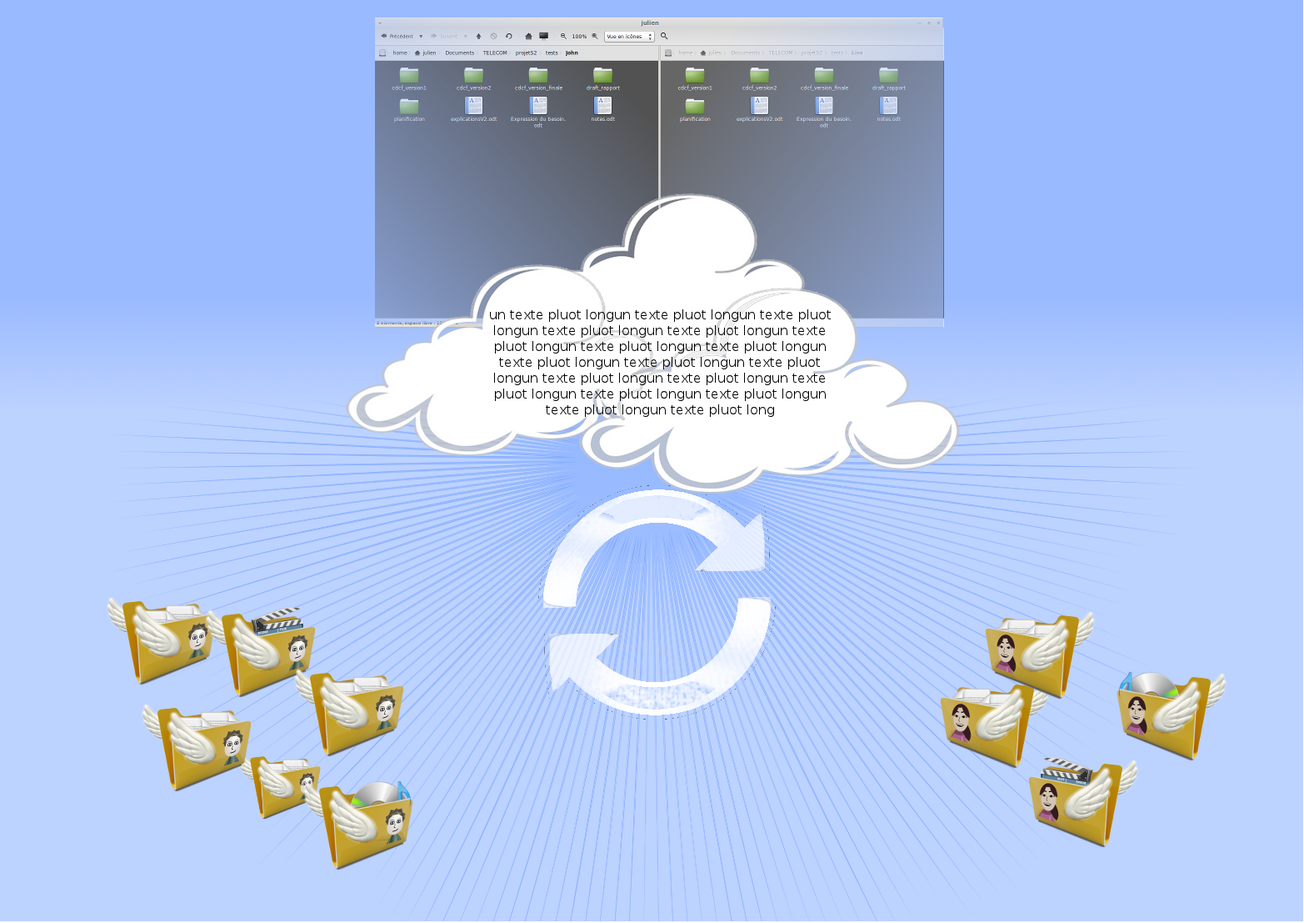
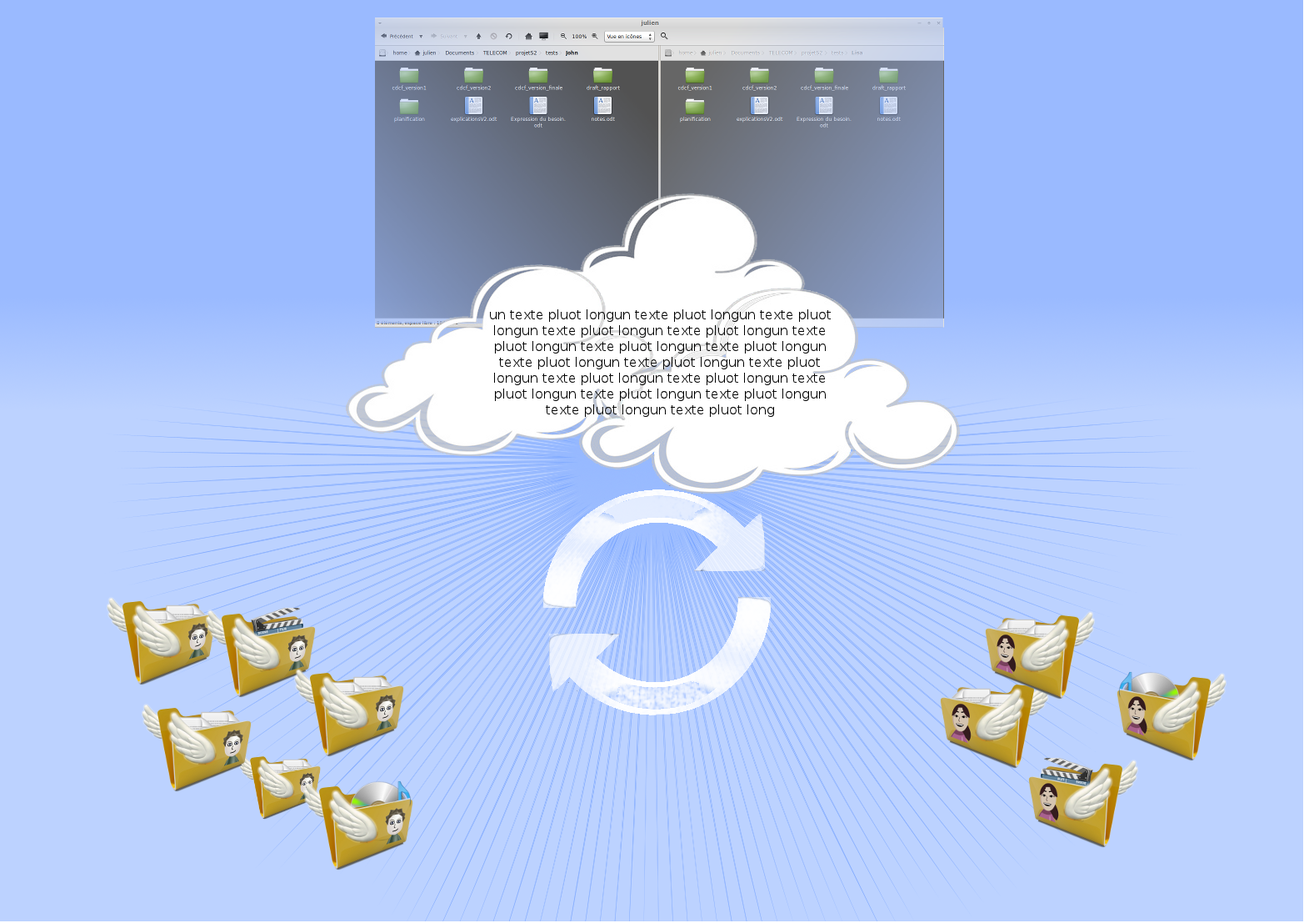
Layers edited between the first and the second 1304px x 923px image:
painted on "sync.png" over <box>538,485,776,720</box>
